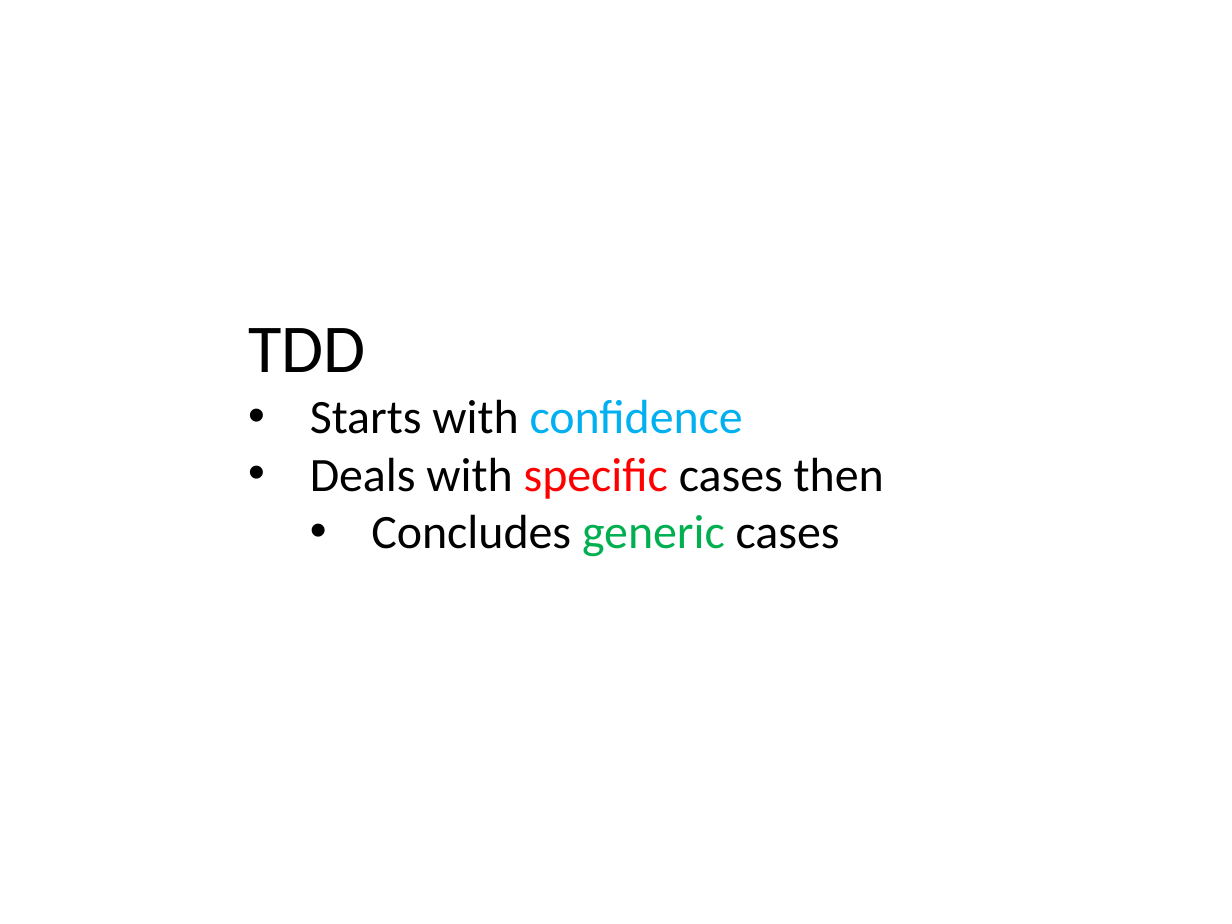
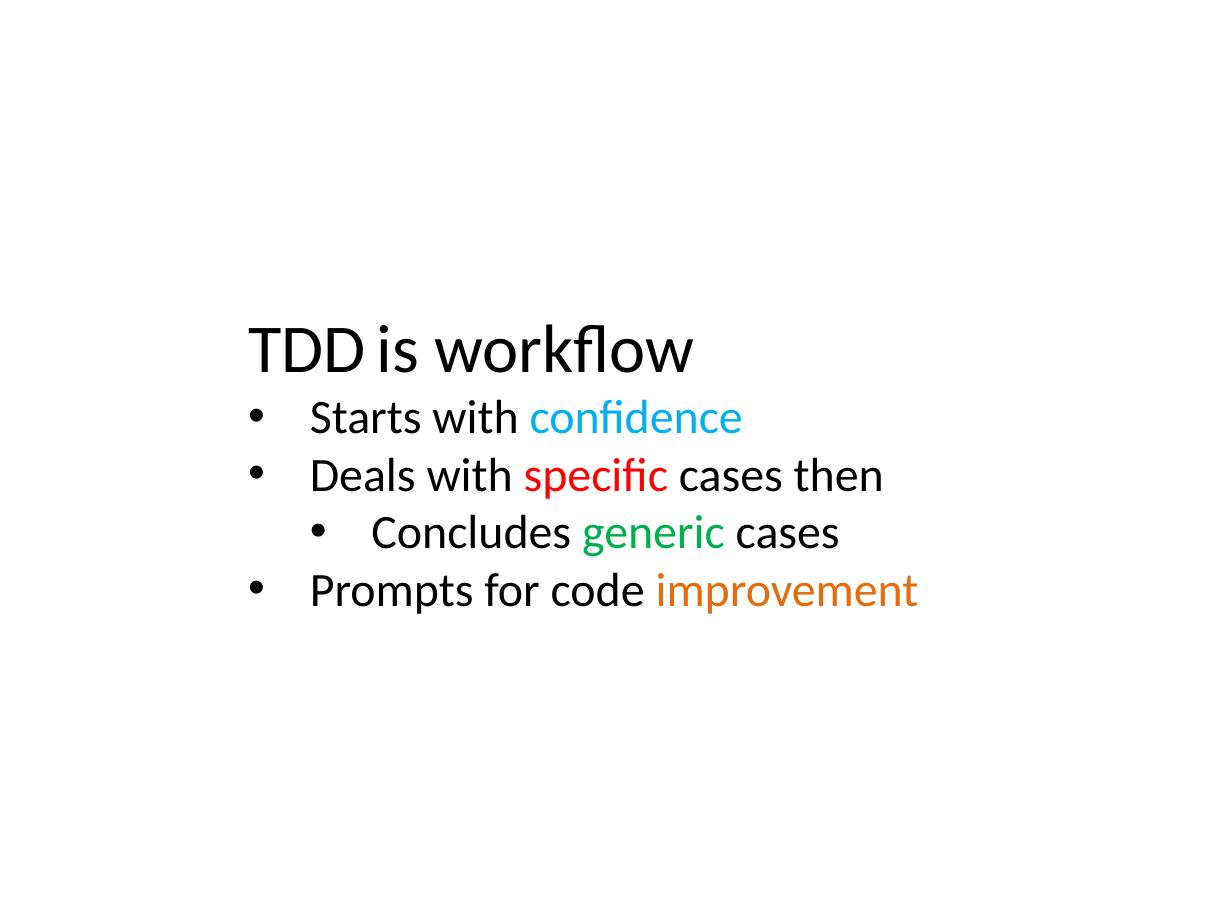
Before and after one commit to feedfood/TDD, a slide deck: slide 10 of Documents/TDD Hands-On 1 .pptx (slide 5 before the commit). Drawn at 1232x924 pixels with LibreOffice and Linux fonts; fonts in the diff are those of the drawing. Boxes give left, top, right and bottom in pixels: in the first picture for what was removed or moved away, otherwise in the second. Text is boxed around its words. In the diff, an @@ line names an element or a change of style, - is before the commit and + after.

```diff
--- a/Documents/TDD Hands-On 1 .pptx
+++ b/Documents/TDD Hands-On 1 .pptx
@@ text at (x1=248, y1=324, x2=694, y2=373): text changed @@
-TDD
+TDD is workflow
@@ text at (x1=310, y1=572, x2=919, y2=614): paragraph added @@
+• Prompts for code improvement
```
Also in this commit, not shown: 5 slides added, 1 slide removed.
